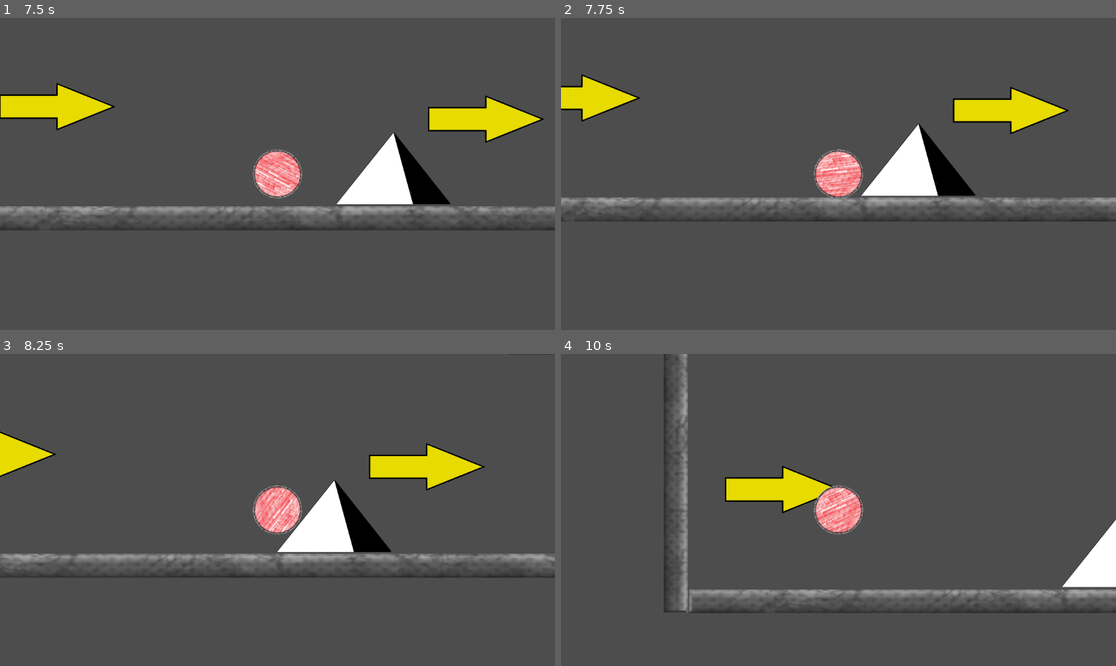
Above: before the commit, frames 1-4 (two rows, left to right).
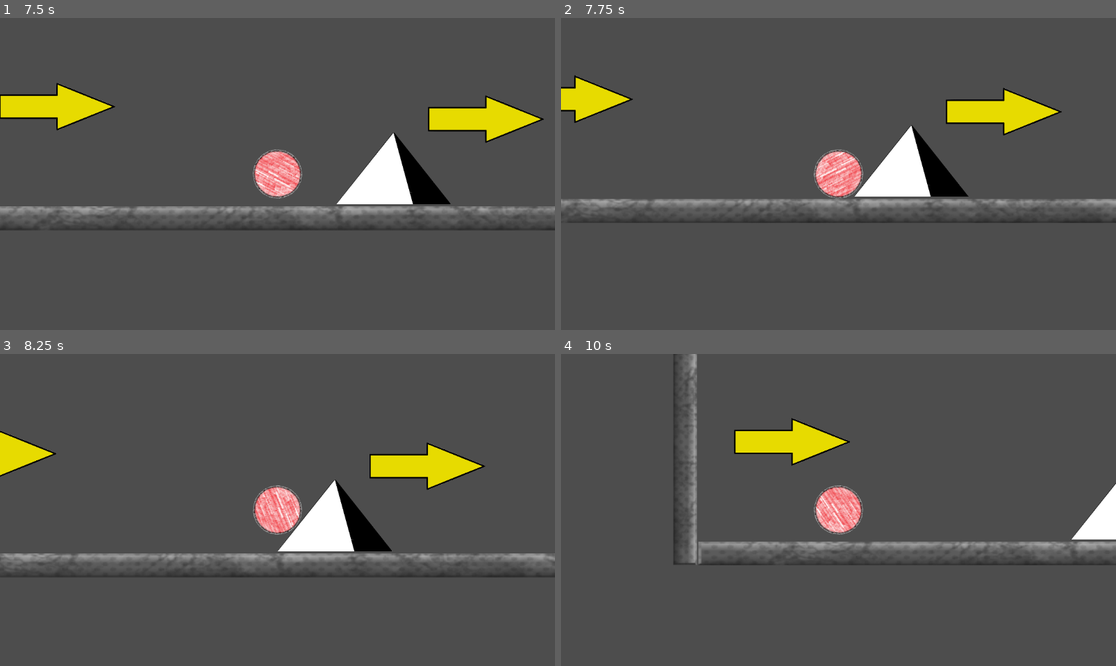
Above: after the commit, the same moments.

Repository: Cicadaware/Basic-Side-Scroller
Game: Godot game, scene res://node_2d.tscn
The game is run twice, just before and just after one commit, with the same random seed, the same clock (stepped at 60 frames per second) and the same inputs.
Inputs:
- Up to frame 1 (7.5 s): tap Enter (ui_accept) at 0.5, 0.77, 1.52, 3.02, 3.77, 4.52, 6.02, 6.77 s; hold Right (ui_right) 0.53-1.28 s; hold Left (ui_left) 1.28-2.03 s; hold Right (ui_right) 2.03-3.53 s; hold Left (ui_left) 3.53-5.78 s; hold Right (ui_right) from 5.78 s (still down)
- Up to frame 2 (7.75 s): keep holding Right (ui_right); tap Enter (ui_accept) at 7.52 s
- Up to frame 3 (8.25 s): release Right (ui_right) at 8.03 s; hold Left (ui_left) from 8.03 s (still down)
- Up to frame 4 (10 s): tap Enter (ui_accept) at 9.02, 9.77 s; release Left (ui_left) at 9.53 s; hold Right (ui_right) from 9.53 s (still down)

Frame 1 is identical in both runs. In frame 2, 3.9% of the frame differs, in the area x 0-100%, y 18-66%; in frame 3, 1.3%; in frame 4, 12%, in the area x 18-100%, y 0-84%.

Commit message:
expanded level

Diff:
--- a/node_2d.tscn
+++ b/node_2d.tscn
@@ -90,7 +90,7 @@
 scale = Vector2(25, 1)
 
 [node name="CollisionShape2D" type="CollisionShape2D" parent="Player/FloorArea"]
-position = Vector2(5.96046e-08, 80)
+position = Vector2(5.96046e-08, 32)
 shape = SubResource("RectangleShape2D_0hol4")
 
 [node name="Camera2D" type="Camera2D" parent="Player"]
@@ -201,7 +201,7 @@
 position = Vector2(5, 3)
 shape = SubResource("RectangleShape2D_q6r6c")
 
-[node name="Ground9" type="StaticBody2D" parent="."]
+[node name="Ground9" type="StaticBody2D" parent="." groups=["Ground"]]
 position = Vector2(2108, -835)
 rotation = 0.688225
 scale = Vector2(10, 0.383)
@@ -215,21 +215,124 @@
 position = Vector2(5, 3)
 shape = SubResource("RectangleShape2D_q6r6c")
 
-[node name="Ground2" type="StaticBody2D" parent="."]
+[node name="Ground15" type="StaticBody2D" parent="." groups=["Ground"]]
 position = Vector2(1649, -638)
 rotation = 1.5708
 scale = Vector2(10, 0.383)
 
-[node name="Sprite2D" type="Sprite2D" parent="Ground2"]
-position = Vector2(5.034, 2.60975)
-scale = Vector2(0.197854, 5.16971)
-texture = ExtResource("3_0hol4")
-
-[node name="CollisionShape2D" type="CollisionShape2D" parent="Ground2"]
-position = Vector2(5, 3)
-shape = SubResource("RectangleShape2D_q6r6c")
-
-[node name="Ground3" type="StaticBody2D" parent="."]
+[node name="Sprite2D" type="Sprite2D" parent="Ground15"]
+position = Vector2(5.034, 2.60975)
+scale = Vector2(0.197854, 5.16971)
+texture = ExtResource("3_0hol4")
+
+[node name="CollisionShape2D" type="CollisionShape2D" parent="Ground15"]
+position = Vector2(5, 3)
+shape = SubResource("RectangleShape2D_q6r6c")
+
+[node name="Arrow11" type="Sprite2D" parent="."]
+position = Vector2(4296, -788)
+rotation = -2.41671
+scale = Vector2(0.282707, 0.379693)
+texture = ExtResource("5_q6r6c")
+
+[node name="Arrow12" type="Sprite2D" parent="."]
+position = Vector2(4139, -1025)
+rotation = -0.735509
+scale = Vector2(0.282707, 0.379693)
+texture = ExtResource("5_q6r6c")
+
+[node name="Arrow13" type="Sprite2D" parent="."]
+position = Vector2(4255, -1284)
+rotation = -2.1936
+scale = Vector2(0.282707, 0.379693)
+texture = ExtResource("5_q6r6c")
+
+[node name="Arrow14" type="Sprite2D" parent="."]
+position = Vector2(4192, -1548)
+rotation = -0.519905
+scale = Vector2(0.282707, 0.379693)
+texture = ExtResource("5_q6r6c")
+
+[node name="Ground11" type="StaticBody2D" parent="." groups=["Ground"]]
+position = Vector2(4495, -648)
+scale = Vector2(2, 0.383)
+
+[node name="Sprite2D" type="Sprite2D" parent="Ground11"]
+position = Vector2(5.034, 2.60975)
+scale = Vector2(0.197854, 5.16971)
+texture = ExtResource("3_0hol4")
+
+[node name="CollisionShape2D" type="CollisionShape2D" parent="Ground11"]
+position = Vector2(5, 3)
+shape = SubResource("RectangleShape2D_q6r6c")
+
+[node name="Ground12" type="StaticBody2D" parent="." groups=["Ground"]]
+position = Vector2(4052, -868)
+scale = Vector2(2, 0.383)
+
+[node name="Sprite2D" type="Sprite2D" parent="Ground12"]
+position = Vector2(5.034, 2.60975)
+scale = Vector2(0.197854, 5.16971)
+texture = ExtResource("3_0hol4")
+
+[node name="CollisionShape2D" type="CollisionShape2D" parent="Ground12"]
+position = Vector2(5, 3)
+shape = SubResource("RectangleShape2D_q6r6c")
+
+[node name="Ground13" type="StaticBody2D" parent="." groups=["Ground"]]
+position = Vector2(4390, -1114)
+scale = Vector2(2, 0.383)
+
+[node name="Sprite2D" type="Sprite2D" parent="Ground13"]
+position = Vector2(5.034, 2.60975)
+scale = Vector2(0.197854, 5.16971)
+texture = ExtResource("3_0hol4")
+
+[node name="CollisionShape2D" type="CollisionShape2D" parent="Ground13"]
+position = Vector2(5, 3)
+shape = SubResource("RectangleShape2D_q6r6c")
+
+[node name="Ground14" type="StaticBody2D" parent="." groups=["Ground"]]
+position = Vector2(4003, -1396)
+scale = Vector2(2, 0.383)
+
+[node name="Sprite2D" type="Sprite2D" parent="Ground14"]
+position = Vector2(5.034, 2.60975)
+scale = Vector2(0.197854, 5.16971)
+texture = ExtResource("3_0hol4")
+
+[node name="CollisionShape2D" type="CollisionShape2D" parent="Ground14"]
+position = Vector2(5, 3)
+shape = SubResource("RectangleShape2D_q6r6c")
+
+[node name="Ground16" type="StaticBody2D" parent="." groups=["Ground"]]
+position = Vector2(4445, -1634)
+scale = Vector2(2, 0.383)
+
+[node name="Sprite2D" type="Sprite2D" parent="Ground16"]
+position = Vector2(5.034, 2.60975)
+scale = Vector2(0.197854, 5.16971)
+texture = ExtResource("3_0hol4")
+
+[node name="CollisionShape2D" type="CollisionShape2D" parent="Ground16"]
+position = Vector2(5, 3)
+shape = SubResource("RectangleShape2D_q6r6c")
+
+[node name="Ground17" type="StaticBody2D" parent="." groups=["Ground"]]
+position = Vector2(4611, -1069)
+rotation = 1.5708
+scale = Vector2(10, 0.383)
+
+[node name="Sprite2D" type="Sprite2D" parent="Ground17"]
+position = Vector2(5.034, 2.60975)
+scale = Vector2(0.197854, 5.16971)
+texture = ExtResource("3_0hol4")
+
+[node name="CollisionShape2D" type="CollisionShape2D" parent="Ground17"]
+position = Vector2(5, 3)
+shape = SubResource("RectangleShape2D_q6r6c")
+
+[node name="Ground3" type="StaticBody2D" parent="." groups=["Ground"]]
 position = Vector2(-309, -638)
 rotation = 1.5708
 scale = Vector2(10, 0.383)
